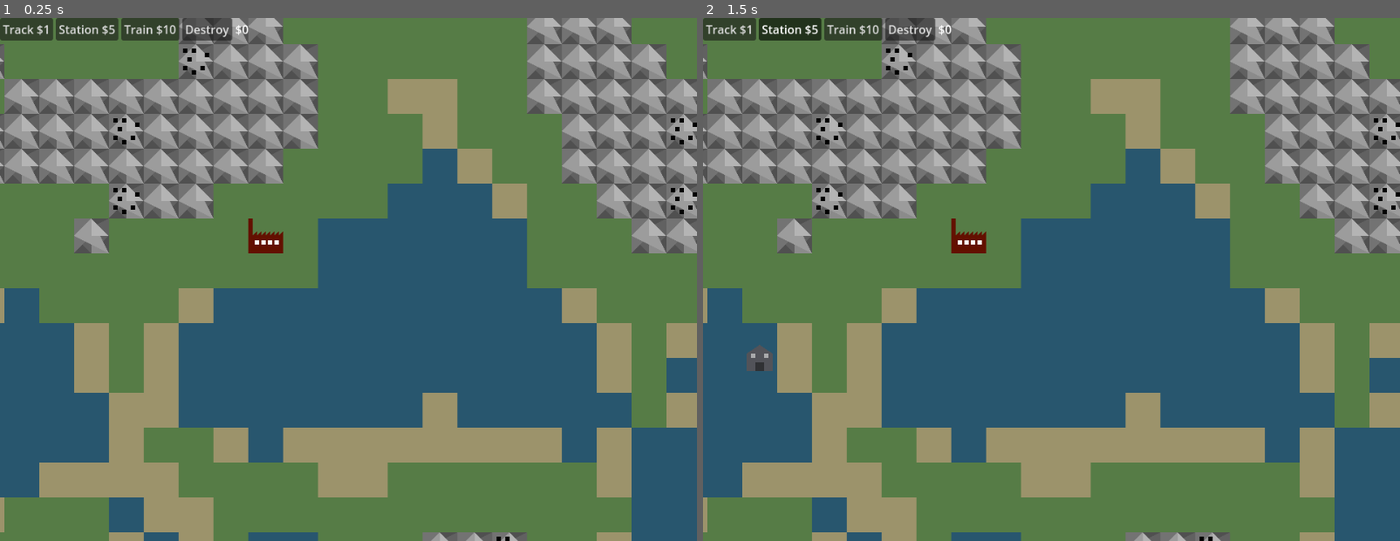
Above: before the commit, frames 1-2 (left to right).
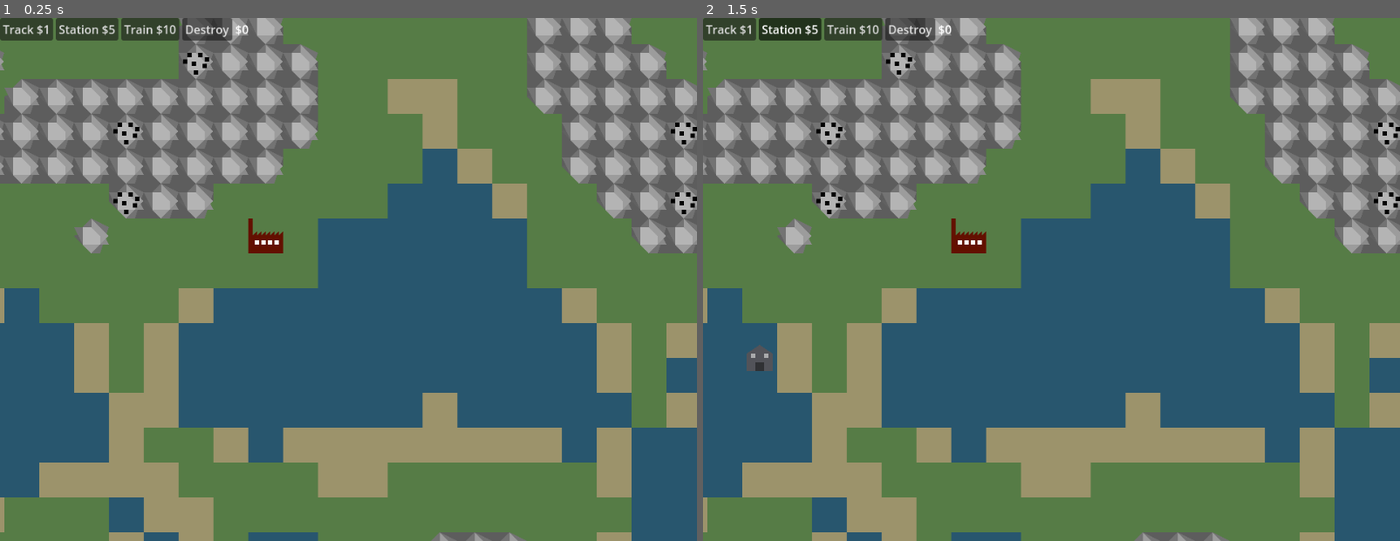
Above: after the commit, the same moments.

Repository: Godsmith/trainfinity3
Game: Godot game, scene res://scenes/overground.tscn
Two runs of this game, one before a commit and one after it. Both use one fixed random seed, a clock stepped at 60 frames per second and the inputs below.
Inputs:
- Up to frame 1 (0.25 s): no input
- Up to frame 2 (1.5 s): click "Track $1" at 0.5 s; click "Station $5" at 1.25 s

The runs differ from the first frame. In frame 1, 5.7% of the frame differs, in the area x 0-100%, y 0-100%; in frame 2, 5.7%.

Commit message:
Rounded wall corners

Diff:
--- a/scenes/ore.tscn
+++ b/scenes/ore.tscn
@@ -6,29 +6,28 @@
 script = ExtResource("1_84iim")
 
 [node name="Chunk1" type="Polygon2D" parent="."]
-position = Vector2(2, -2)
+position = Vector2(5, 0)
 polygon = PackedVector2Array(-4, -2, -2, -2, -2, -4, -4, -4)
 
 [node name="Chunk2" type="Polygon2D" parent="."]
-position = Vector2(-2, -2)
 polygon = PackedVector2Array(-4, -2, -2, -2, -2, -4, -4, -4)
 
 [node name="Chunk3" type="Polygon2D" parent="."]
-position = Vector2(6, 6)
+position = Vector2(7, 5)
 polygon = PackedVector2Array(-4, -2, -2, -2, -2, -4, -4, -4)
 
 [node name="Chunk4" type="Polygon2D" parent="."]
-position = Vector2(2, 8)
+position = Vector2(3, 8)
 polygon = PackedVector2Array(-4, -2, -2, -2, -2, -4, -4, -4)
 
 [node name="Chunk5" type="Polygon2D" parent="."]
-position = Vector2(0, 2)
-polygon = PackedVector2Array(-4, -2, -2, -2, -2, -4, -4, -4)
+position = Vector2(2, 4)
+polygon = PackedVector2Array(-4, -2, -3.06416, -2, -2, -2, -2, -4, -4, -4)
 
 [node name="Chunk6" type="Polygon2D" parent="."]
-position = Vector2(-2, 6)
+position = Vector2(-2, 3)
 polygon = PackedVector2Array(-4, -2, -2, -2, -2, -4, -4, -4)
 
 [node name="Chunk7" type="Polygon2D" parent="."]
-position = Vector2(8, 0)
+position = Vector2(8, 2)
 polygon = PackedVector2Array(-4, -2, -2, -2, -2, -4, -4, -4)
--- a/scenes/wall.tscn
+++ b/scenes/wall.tscn
@@ -1,4 +1,6 @@
-[gd_scene load_steps=2 format=3 uid="uid://ddwk7q8585at4"]
+[gd_scene load_steps=3 format=3 uid="uid://ddwk7q8585at4"]
+
+[ext_resource type="Script" uid="uid://b8q5p8kgndjn1" path="res://scripts/wall.gd" id="1_wykyb"]
 
 [sub_resource type="OccluderPolygon2D" id="OccluderPolygon2D_uvhfp"]
 cull_mode = 2
@@ -6,30 +8,43 @@
 
 [node name="Wall" type="Node2D"]
 z_index = -1
+script = ExtResource("1_wykyb")
 
 [node name="LightOccluder2D" type="LightOccluder2D" parent="."]
 occluder = SubResource("OccluderPolygon2D_uvhfp")
 
-[node name="Node2D3" type="Polygon2D" parent="."]
-color = Color(0.313726, 0.313726, 0.313726, 1)
-polygon = PackedVector2Array(8, -8, 8, 8, -8, 8, -8, -8)
+[node name="West" type="Polygon2D" parent="."]
+color = Color(0.366595, 0.366595, 0.366595, 1)
+polygon = PackedVector2Array(0, -8, 0, 8, -8, 8, -8, -8)
 
-[node name="Node2D" type="Polygon2D" parent="."]
+[node name="North" type="Polygon2D" parent="."]
+color = Color(0.366595, 0.366595, 0.366595, 1)
+polygon = PackedVector2Array(8, -8, 8, 0, -8, 0, -8, -8)
+
+[node name="East" type="Polygon2D" parent="."]
+color = Color(0.366595, 0.366595, 0.366595, 1)
+polygon = PackedVector2Array(8, -8, 8, 8, 0, 8, 0, -8)
+
+[node name="South" type="Polygon2D" parent="."]
+color = Color(0.366595, 0.366595, 0.366595, 1)
+polygon = PackedVector2Array(8, 0, 8, 8, -8, 8, -8, 0)
+
+[node name="Node2D2" type="Polygon2D" parent="."]
 color = Color(0.381703, 0.381703, 0.381703, 1)
-polygon = PackedVector2Array(-8, 0, 8, -8, 8, 0, 0, 8, 0, 8)
+polygon = PackedVector2Array(-8, 0, 4, -4, 8, 0, 0, 8, 0, 8)
 
-[node name="Node2D" type="Polygon2D" parent="Node2D"]
+[node name="Node2D" type="Polygon2D" parent="Node2D2"]
 color = Color(0.454524, 0.454524, 0.454524, 1)
-polygon = PackedVector2Array(-8, -8, 0, -8, 8, 0, 0, 0, -8, 8, -8, 0)
+polygon = PackedVector2Array(-4, -4, 0, -8, 8, -4, 4, 8, 0, 8, -4, 4, -8, -4)
 
-[node name="Node2D" type="Polygon2D" parent="Node2D/Node2D"]
+[node name="Node2D" type="Polygon2D" parent="Node2D2/Node2D"]
 color = Color(0.548963, 0.548963, 0.548962, 1)
-polygon = PackedVector2Array(0, -8, 0, -8, 8, 8, 0, 8)
+polygon = PackedVector2Array(0, -8, 0, -8, 4, -4, 8, 4, -4, 4, 0, 0)
 
-[node name="Node2D" type="Polygon2D" parent="Node2D/Node2D/Node2D"]
+[node name="Node2D" type="Polygon2D" parent="Node2D2/Node2D/Node2D"]
 color = Color(0.61339, 0.61339, 0.61339, 1)
-polygon = PackedVector2Array(0, -8, 0, -8, 8, 8, -8, 0)
+polygon = PackedVector2Array(0, -4, 0, -8, 8, 0, 0, 8, -4, 4)
 
-[node name="Node2D" type="Polygon2D" parent="Node2D/Node2D/Node2D/Node2D"]
+[node name="Node2D" type="Polygon2D" parent="Node2D2/Node2D/Node2D/Node2D"]
 color = Color(0.707966, 0.707967, 0.707966, 1)
-polygon = PackedVector2Array(0, -8, 0, -8, 8, 0, 0, 0)
+polygon = PackedVector2Array(-4, -4, 0, -4, 4, 0, 4, 4, -4, 4)
--- a/scripts/game.gd
+++ b/scripts/game.gd
@@ -73,7 +73,9 @@
 # so that when building things later we can check this set to see
 # where we cannot build. Using a Dictionary as a set, since there is
 # no set in Godot.
-var obstacle_position_set: Dictionary[Vector2i, int] = {}
+# Untyped, since the keys are multiple types of classes and Godot does not
+# have union types.
+var obstacle_position_set: Dictionary = {}
 
 class Bank:
 	const _start_price := {
@@ -166,7 +168,7 @@
 				var water = WATER.instantiate()
 				var water_position = Vector2i(x, y) * Global.TILE_SIZE
 				water.position = water_position
-				obstacle_position_set[water_position] = 0
+				obstacle_position_set[water_position] = water
 				add_child(water)
 			elif noise_level < sand_level:
 				var sand = SAND.instantiate()
@@ -176,7 +178,7 @@
 				var wall = WALL.instantiate()
 				var wall_position = Vector2i(x, y) * Global.TILE_SIZE
 				wall.position = wall_position
-				obstacle_position_set[wall_position] = 0
+				obstacle_position_set[wall_position] = wall
 				add_child(wall)
 
 				# maybe add ore inside this wall
@@ -184,6 +186,25 @@
 					var ore = ORE.instantiate()
 					ore.position = Vector2.ZERO # relative to wall
 					wall.add_child(ore)
+	for pos in obstacle_position_set.keys():
+			var wall = obstacle_position_set[pos]
+			if not wall is Wall:
+				continue
+
+			var west_of = pos + Vector2i(-Global.TILE_SIZE, 0)
+			var east_of = pos + Vector2i(Global.TILE_SIZE, 0)
+			var north_of = pos + Vector2i(0, -Global.TILE_SIZE)
+			var south_of = pos + Vector2i(0, Global.TILE_SIZE)
+
+
+			if not west_of in obstacle_position_set or obstacle_position_set[west_of] is not Wall:
+				wall.get_node("West").visible = false
+			if not east_of in obstacle_position_set or obstacle_position_set[east_of] is not Wall:
+				wall.get_node("East").visible = false
+			if not south_of in obstacle_position_set or obstacle_position_set[south_of] is not Wall:
+				wall.get_node("South").visible = false
+			if not north_of in obstacle_position_set or obstacle_position_set[north_of] is not Wall:
+				wall.get_node("North").visible = false
 
 
 func _unhandled_input(event: InputEvent) -> void:
--- /dev/null
+++ b/scripts/wall.gd
@@ -0,0 +1,3 @@
+extends Node2D
+
+class_name Wall
Not shown, added: scripts/wall.gd.uid
